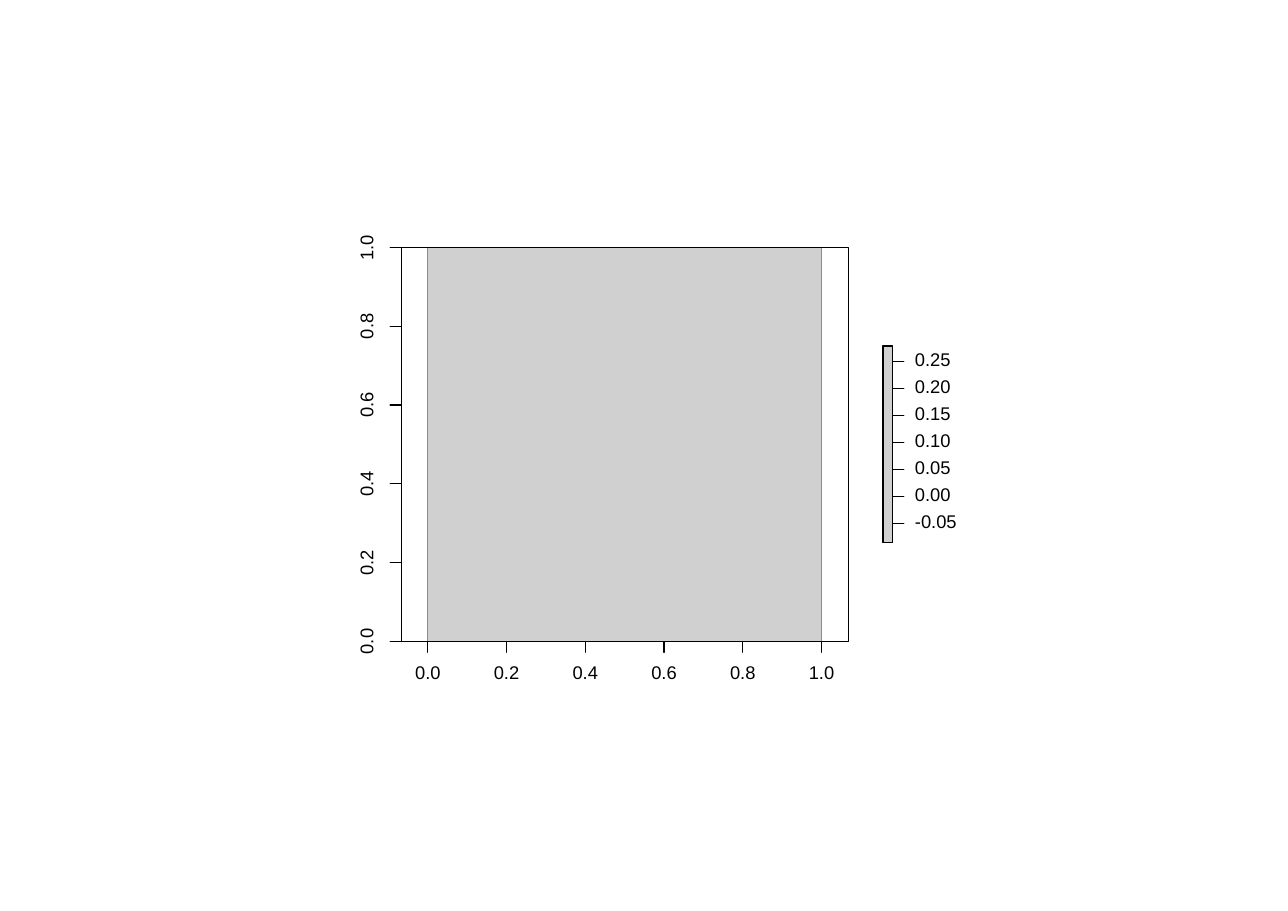
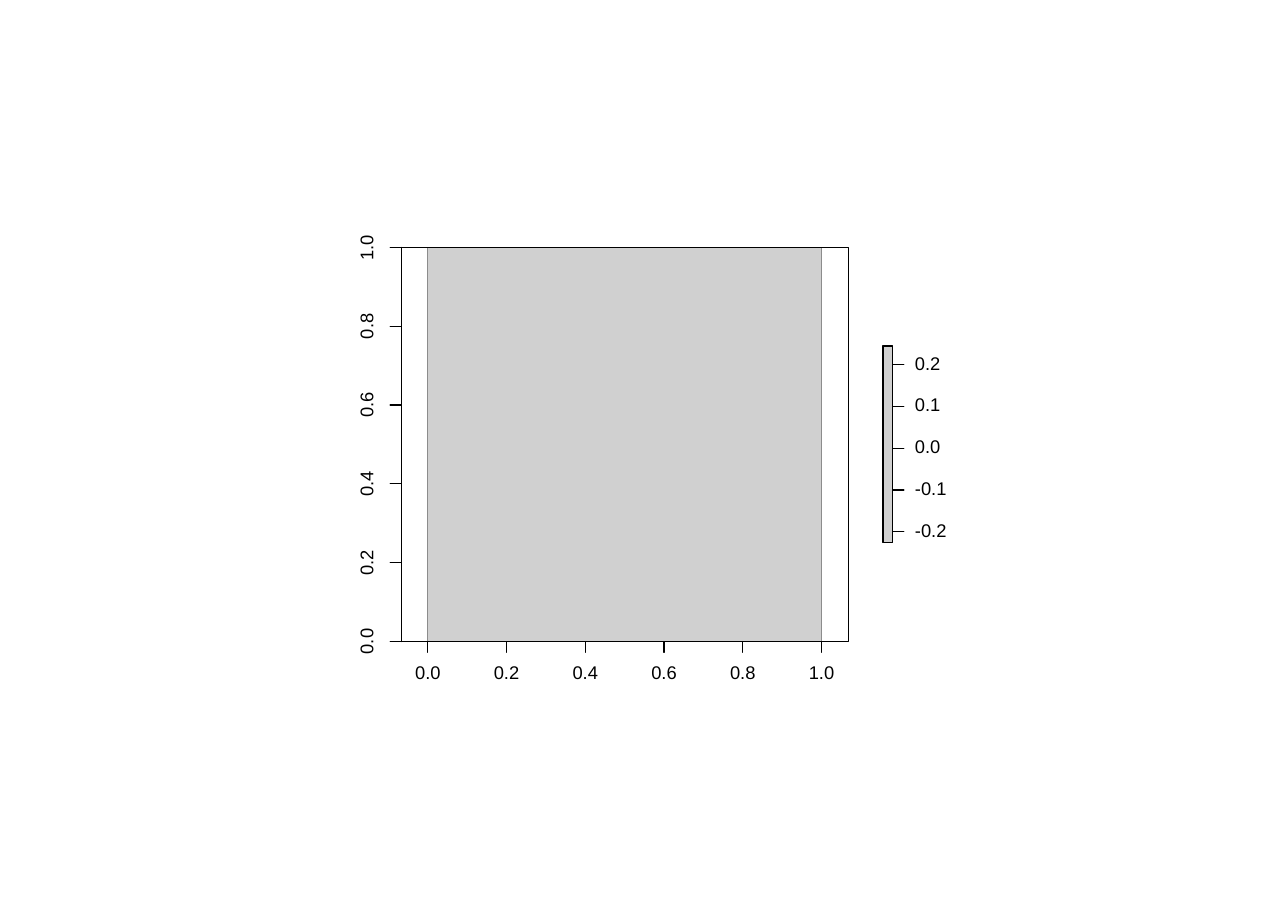
Before and after one commit to YunyiShen/IsingOccu, a slide deck: slide 1 of R/Results/TJHherb_intermat.pptx. Drawn at 1288x911 pixels with LibreOffice and Linux fonts; fonts in the diff are those of the drawing; grey boxes stand for pictures. Boxes give left, top, right and bottom in pixels: in the first picture for what was removed or moved away, otherwise in the second. Text is boxed around its words. In the diff, an @@ line names an element or a change of style, - is before the commit and + after.

```diff
--- a/R/Results/TJHherb_intermat.pptx
+++ b/R/Results/TJHherb_intermat.pptx
@@ text at (915, 357, 940, 370): text changed @@
-0.05
+0.2
@@ group removed at (893, 353, 951, 393): 2 freeform shapes, 2 texts @@
-0.20
-0.25
@@ freeform shape: place and size @@
-freeform shape at (893, 361, 893, 523)
+freeform shape at (893, 364, 893, 531)
@@ freeform shape: place and size @@
-freeform shape at (893, 415, 904, 415)
+freeform shape at (893, 364, 904, 364)
@@ freeform shape: place and size @@
-freeform shape at (893, 443, 904, 443)
+freeform shape at (893, 406, 904, 406)
@@ text at (915, 398, 940, 411): text changed @@
-0.00
+0.1
@@ freeform shape: place and size @@
-freeform shape at (893, 469, 904, 469)
+freeform shape at (893, 448, 904, 448)
@@ text at (915, 440, 940, 453): text changed @@
--0.05
+0.0
@@ freeform shape: place and size @@
-freeform shape at (893, 496, 904, 496)
+freeform shape at (893, 490, 904, 490)
@@ text at (915, 482, 947, 495): text changed @@
-0.10
+-0.1
@@ freeform shape: place and size @@
-freeform shape at (893, 523, 904, 523)
+freeform shape at (893, 532, 904, 532)
@@ text at (915, 524, 947, 537): text changed @@
-0.15
+-0.2
```
Also in this commit, not shown: 12 other files.
